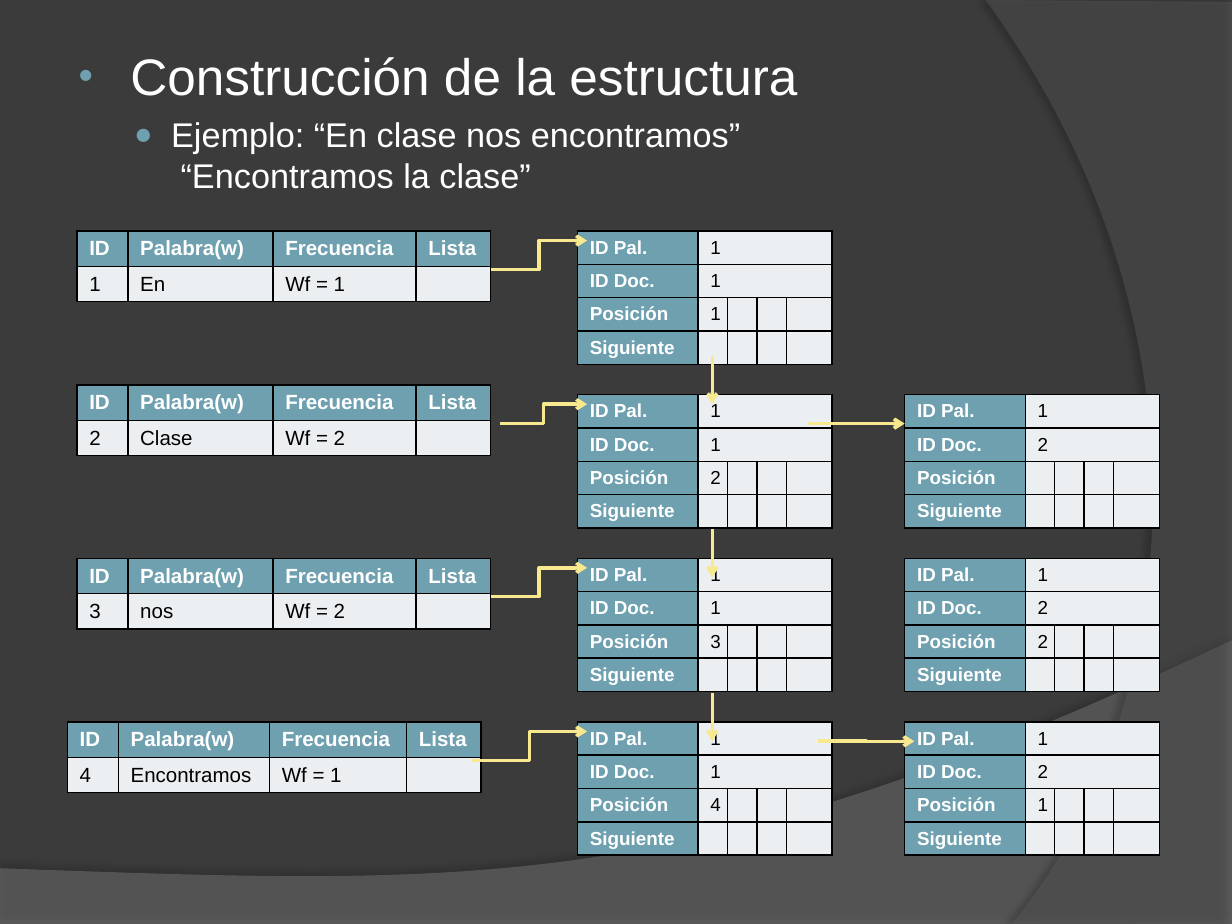
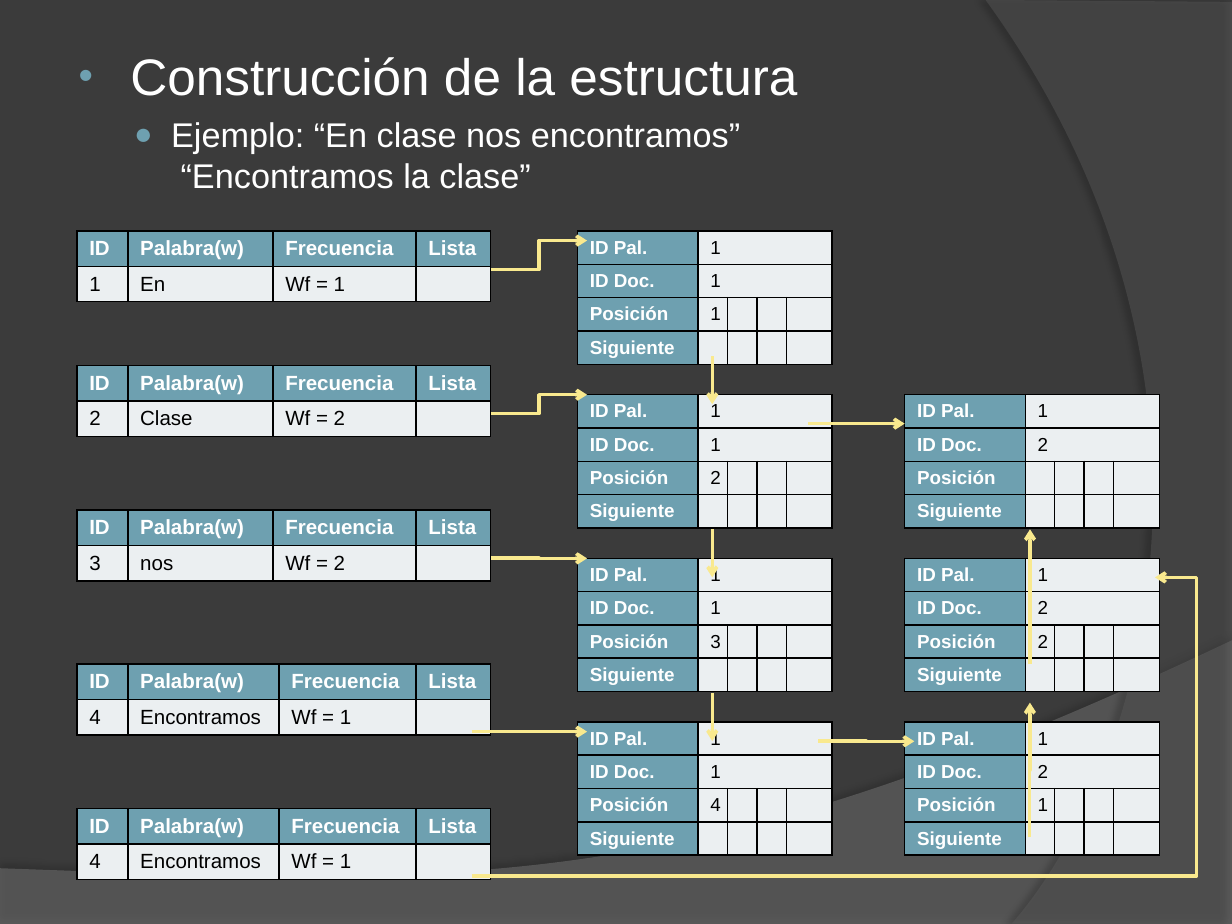
Before and after one commit to diegohttp/plagiarius, a slide deck: slide 15 of Lab4/diapositivas dp1[1].pptx. Drawn at 1232x924 pixels with LibreOffice and Linux fonts; fonts in the diff are those of the drawing. Boxes give left, top, right and bottom in pixels: in the first picture for what was removed or moved away, otherwise in the second. Text is boxed around its words. In the diff, an @@ line names an element or a change of style, - is before the commit and + after.

```diff
--- a/Lab4/diapositivas dp1[1].pptx
+++ b/Lab4/diapositivas dp1[1].pptx
@@ table: place and size @@
-table at (76, 384, 490, 458)
+table at (76, 366, 490, 440)
@@ elbow arrow moved from (500, 424) - (588, 404) to (490, 414) - (588, 394) @@
@@ table: place and size @@
-table at (76, 558, 490, 632)
+table at (76, 510, 490, 584)
@@ elbow arrow added from (1030, 664) to (1030, 530), #F9E98E 2 pt @@
@@ elbow arrow moved from (490, 596) - (588, 568) to (490, 558) - (588, 558) @@
@@ elbow arrow added from (472, 876) to (1156, 578), #F9E98E 2 pt @@
@@ table: place and size @@
-table at (68, 722, 482, 796)
+table at (76, 664, 490, 738)
@@ elbow arrow added from (1030, 838) to (1030, 702), #F9E98E 2 pt @@
@@ elbow arrow moved from (472, 760) - (588, 732) to (472, 732) - (588, 732) @@
@@ table added at (76, 808, 490, 882), 2 rows, 4 columns @@
+ID | Palabra(w) | Frecuencia | Lista
+4 | Encontramos | Wf = 1 | 
```
Also in this commit, not shown: 1 other slide changed, 1 slide added.
